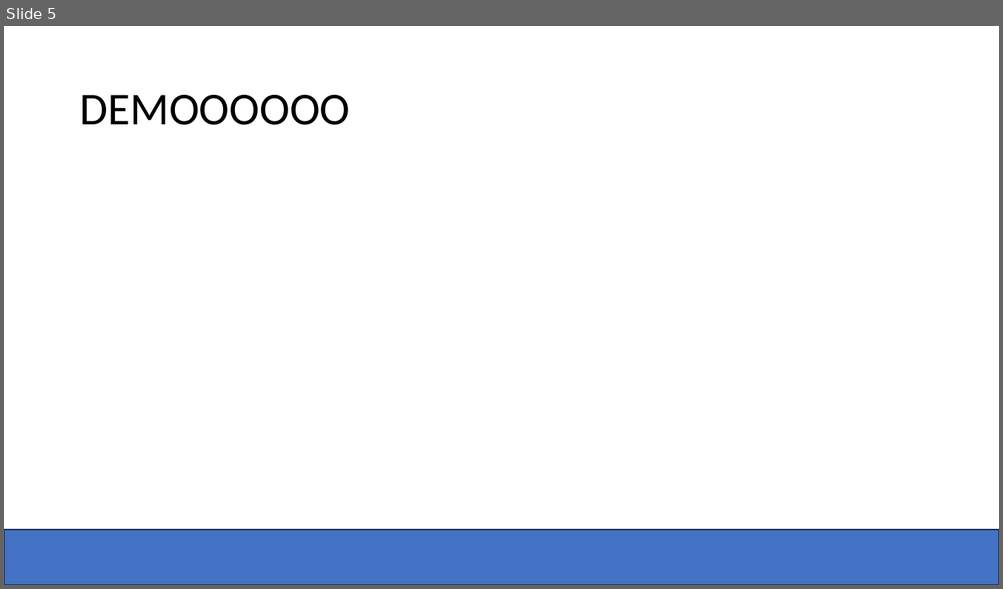
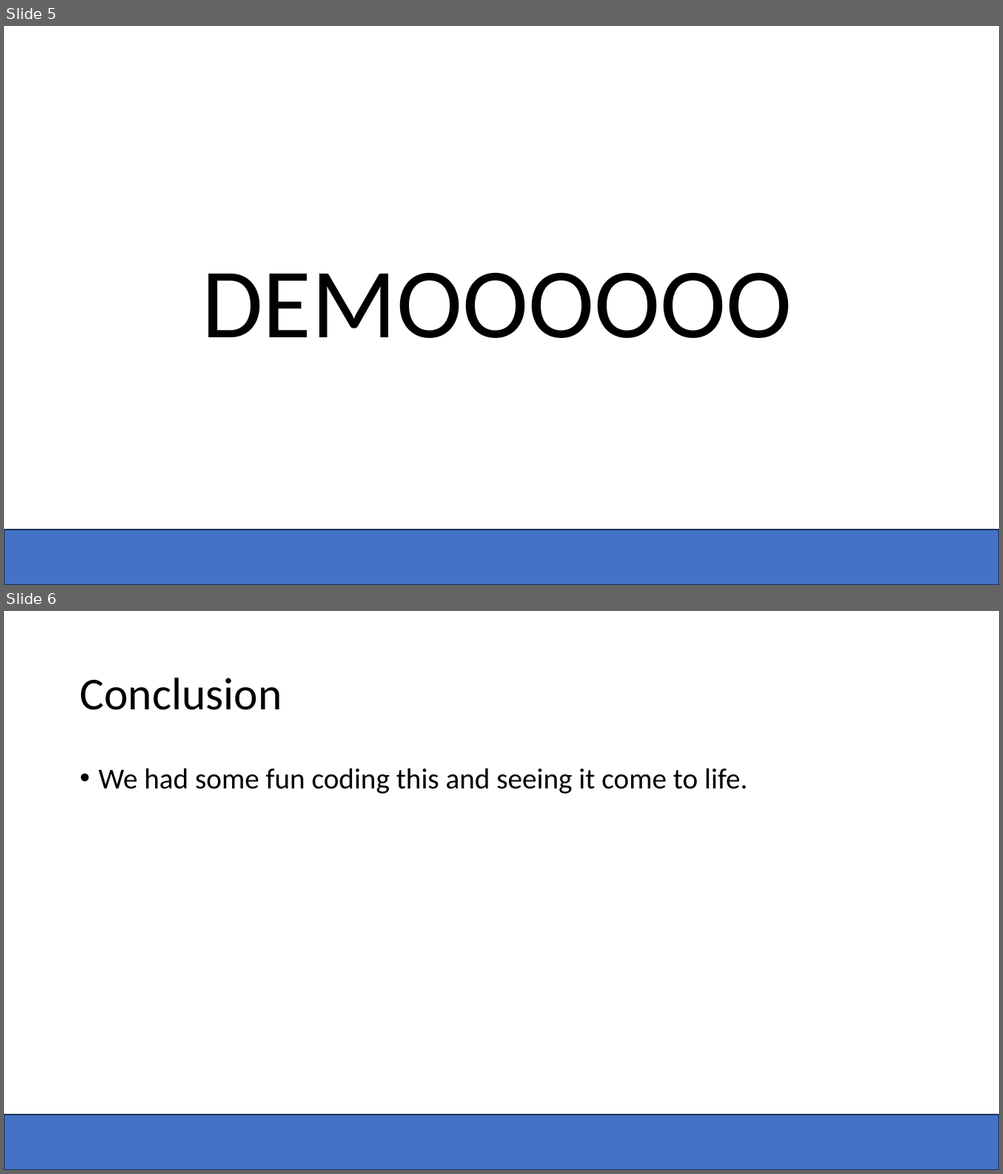
Before and after one commit to Zachadactyl/Connect-4_C, a slide deck: Four 2 Win.pptx. Shown one above the other, each under a label of ours: slide 5 before the commit, slides 5 and 6 after it. The pictures are 1003x589 and 1003x1174 pixels, drawn with LibreOffice and Linux fonts; fonts in the diff are those of the drawing; background and template pictures are left out. Boxes give left, top, right and bottom in pixels: in the first picture for what was removed or moved away, otherwise in the second. Text is boxed around its words. In the diff, an @@ line names an element or a change of style, - is before the commit and + after.

```diff
--- a/Four 2 Win.pptx
+++ b/Four 2 Win.pptx
@@ slide 6 added at [4,611,999,1170], background #FFFFFF; not listed: 1 template element that a slide beside it also shows @@
@@ title added at [79,678,282,710], 44 pt, text #000000 @@
+Conclusion
@@ text added at [99,768,747,794], 28 pt, text #000000 @@
+• We had some fun coding this and seeing it come to life.
@@ slide 5 changed as well @@
@@ title "DEMOOOOOO": place and size @@
-title "DEMOOOOOO" at [79,95,350,125]
+title "DEMOOOOOO" at [202,272,791,338]
@@ title "DEMOOOOOO" at [202,272,791,338]: size 44 to 96 pt @@
```
Also in this commit, not shown: 4 other slides changed, 1 other slide added, 2 slides removed.
